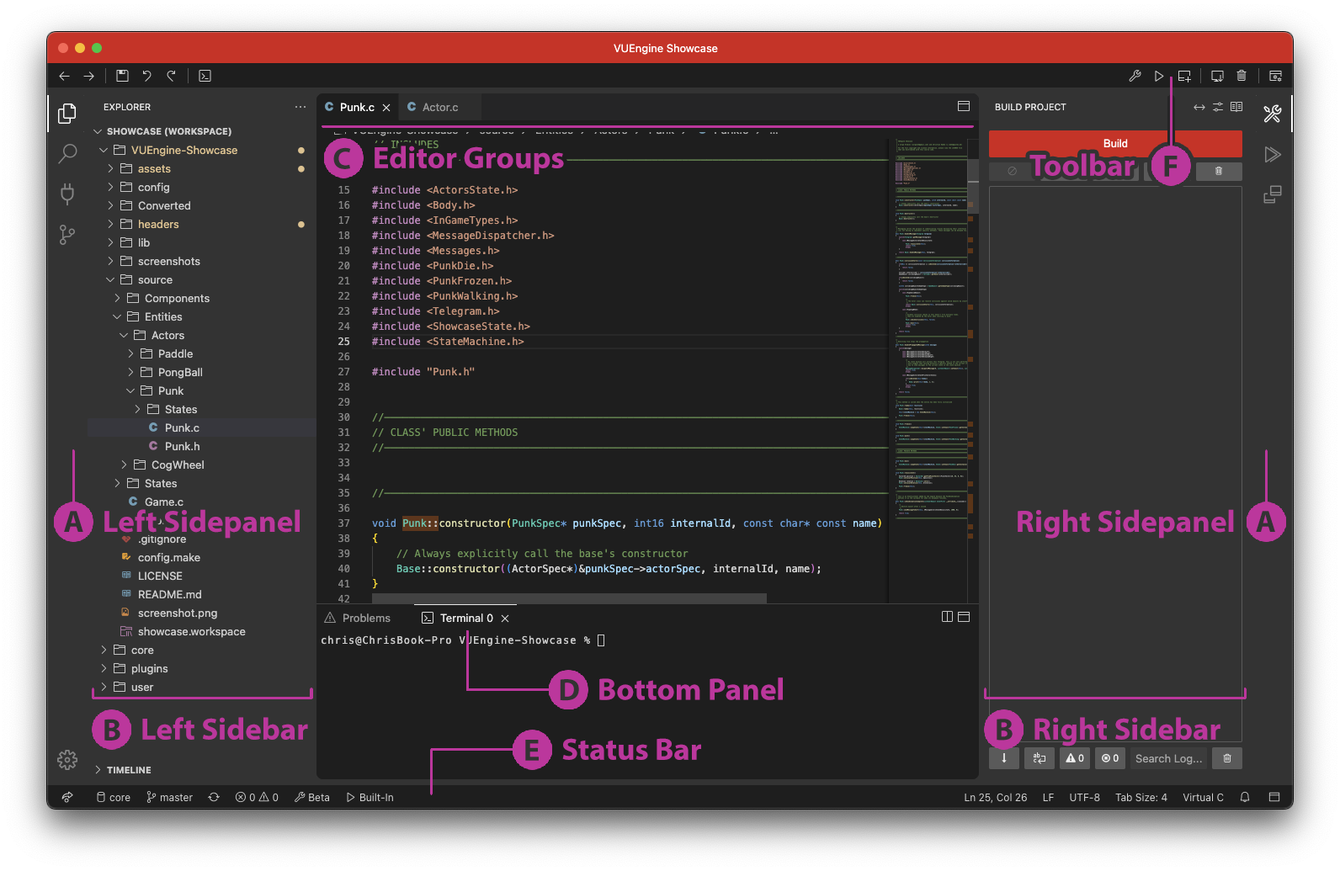
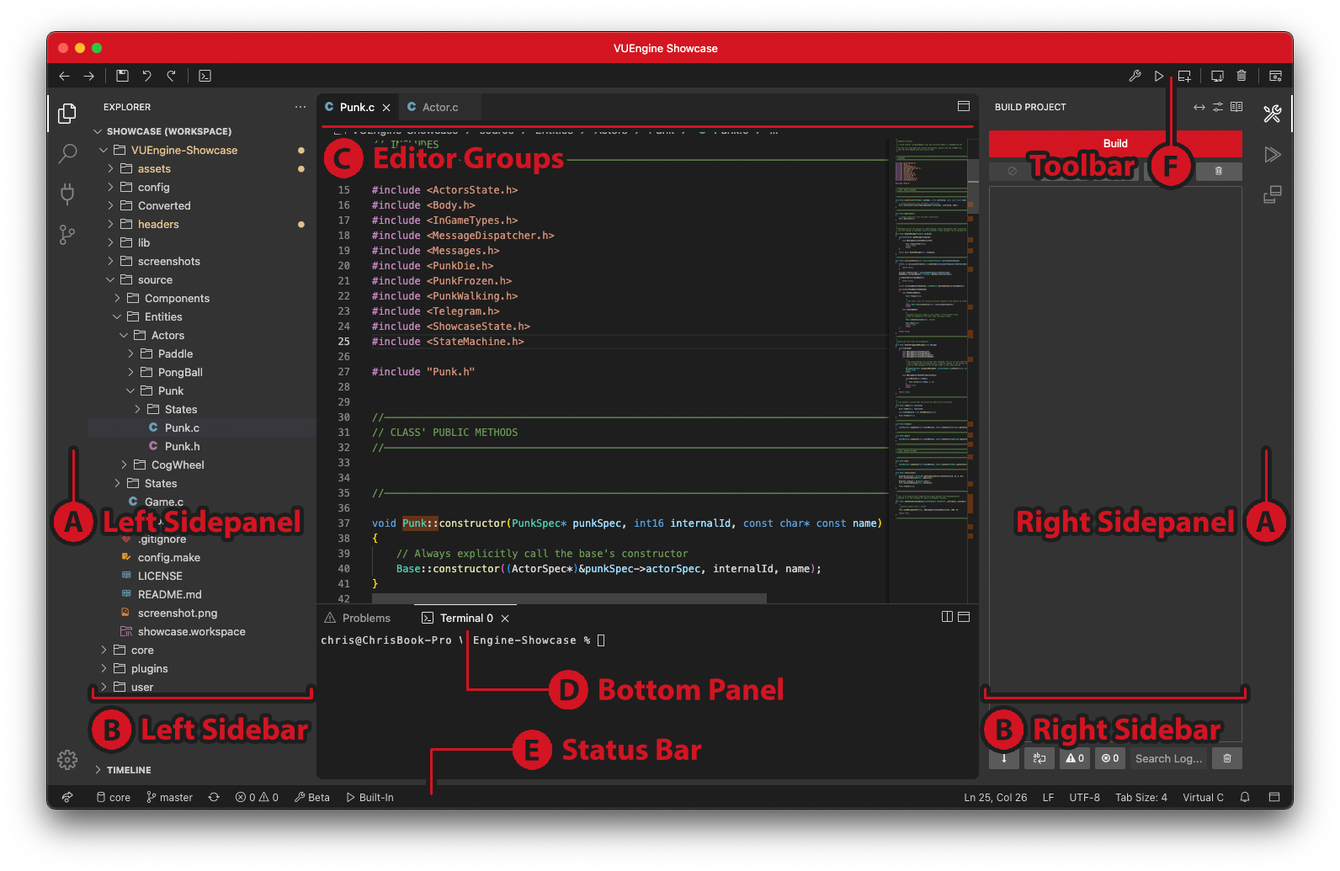
Layers edited between the first and the second 1340 x 871 image:
painted on "Toolbar" (2nd of 2, in "Toolbar") over [1029, 153, 1135, 176]
painted on "Line" (in "Toolbar") over [1151, 76, 1192, 187]
painted on "Status Bar" (2nd of 2, in "Status Bar") over [562, 738, 702, 761]
painted on "Circle" (1st of 7, in "Status Bar") over [430, 729, 553, 796]
removed layer "Line" (2nd of 8, in "Status Bar") from group "Status Bar" over [430, 748, 514, 796]
painted on "Bottom Panel" (2nd of 2, in "Bottom Panel") over [599, 677, 783, 701]
painted on "Circle" (2nd of 7, in "Bottom Panel") over [466, 630, 589, 710]
removed layer "Line" (3rd of 8, in "Bottom Panel") from group "Bottom Panel" over [466, 630, 550, 692]
painted on "Editor Groups" (2nd of 2, in "Editor Groups") over [374, 145, 565, 175]
painted on "Circle" (3rd of 7, in "Editor Groups") over [321, 125, 975, 179]
removed layer "Line" (4th of 8, in "Editor Groups") from group "Editor Groups" over [321, 125, 975, 128]
painted on "Right Sidebar" (2nd of 2, in "Right Sidebar") over [1034, 717, 1221, 747]
painted on "Circle" (4th of 7, in "Right Sidebar") over [984, 687, 1247, 751]
removed layer "Line" (5th of 8, in "Right Sidebar") from group "Right Sidebar" over [984, 687, 1247, 700]
painted on "Right Sidepanel" (2nd of 2, in "Right Sidepanel") over [1017, 509, 1235, 539]
painted on "Circle" (5th of 7, in "Right Sidepanel") over [1246, 449, 1287, 543]
painted on "Left Sidebar" (2nd of 2, in "Left Sidebar") over [142, 717, 309, 740]
painted on "Circle" (6th of 7, in "Left Sidebar") over [91, 687, 314, 751]
removed layer "Line" (7th of 8, in "Left Sidebar") from group "Left Sidebar" over [91, 687, 314, 700]
painted on "Left Sidepanel" (2nd of 2, in "Left Sidepanel") over [104, 509, 300, 539]
painted on "Circle" (7th of 7, in "Left Sidepanel") over [53, 449, 94, 543]
painted on "Ebene 2" over [47, 31, 1294, 796]
…and 3 more changes (3 removed)
